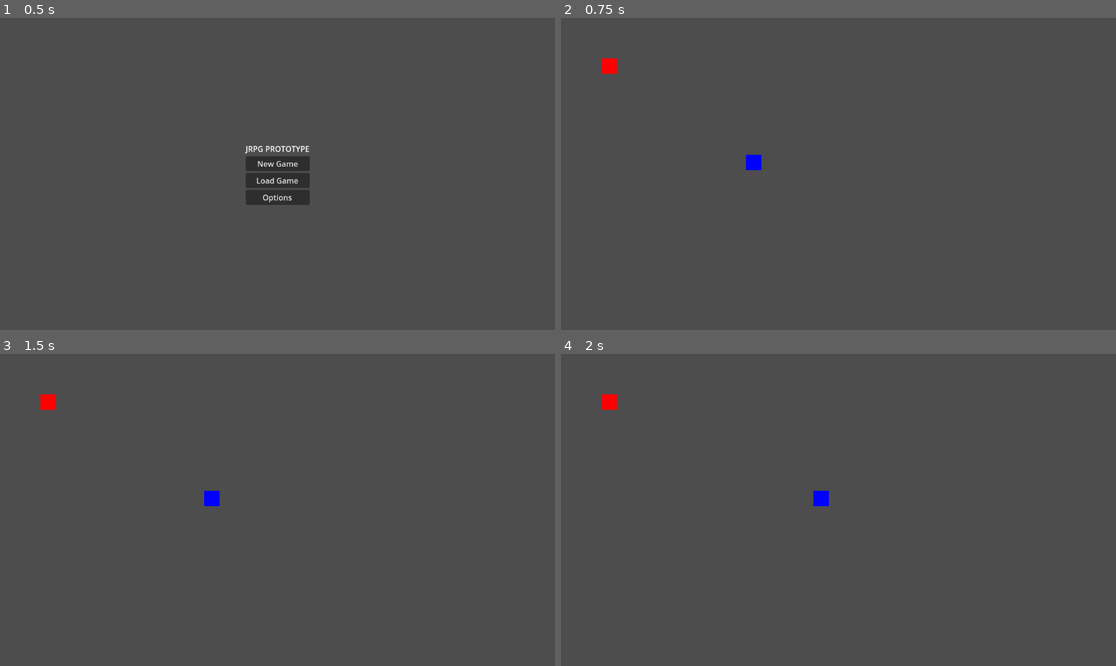
Above: before the commit, frames 1-4 (two rows, left to right).
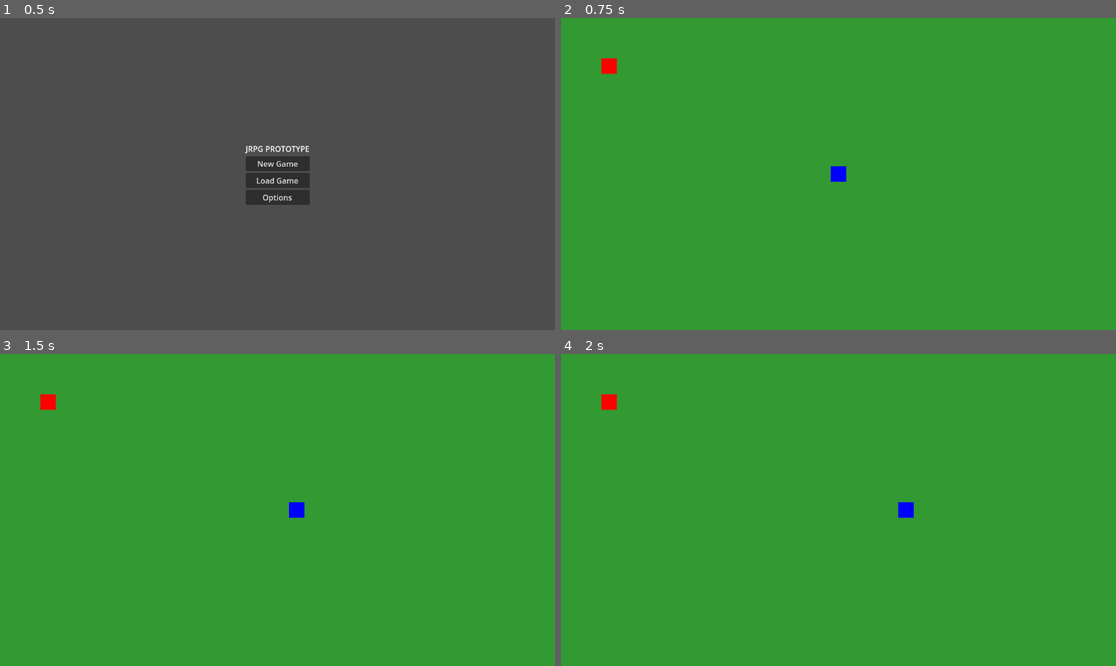
Above: after the commit, the same moments.

Repository: BautistaBravo/Podridapp
Game: Godot game, scene res://scenes/Main.tscn
Same seed, same stepped clock (60 frames per second), same inputs: the game is played once before the commit and once after it.
Inputs:
- Up to frame 1 (0.5 s): no input
- Up to frame 2 (0.75 s): click "New Game" at 0.5 s
- Up to frame 3 (1.5 s): tap Enter (ui_accept) at 1.25 s; hold Right (ui_right) from 1.28 s (still down)
- Up to frame 4 (2 s): keep holding Right (ui_right); tap Enter (ui_accept) at 1.52 s

Frame 1 is identical in both runs. In frame 2, 100% of the frame differs, in the area x 0-100%, y 0-100%; in frame 3, 100%; in frame 4, 100%.

Commit message:
Add Overworld scene file and link it to GameManager
- Created `scenes/Overworld.tscn` to serve as the visual scene for the Overworld.
- Updated `GameManager.gd` to load and instantiate `scenes/Overworld.tscn` instead of creating nodes programmatically.
- This ensures the scene is editable in the Godot Editor and contains the necessary node structure (Player, Background).

Diff:
--- /dev/null
+++ b/scenes/Overworld.tscn
@@ -0,0 +1,14 @@
+[gd_scene load_steps=2 format=3 uid="uid://overworldscene"]
+
+[ext_resource type="Script" path="res://scripts/overworld/OverworldPlayer.gd" id="1_player"]
+
+[node name="Overworld" type="Node2D"]
+
+[node name="Background" type="ColorRect" parent="."]
+offset_right = 1152.0
+offset_bottom = 648.0
+color = Color(0.2, 0.6, 0.2, 1)
+
+[node name="Player" type="Node2D" parent="."]
+position = Vector2(576, 324)
+script = ExtResource("1_player")
--- a/scripts/managers/GameManager.gd
+++ b/scripts/managers/GameManager.gd
@@ -115,22 +115,22 @@
 	switch_state(GameState.OVERWORLD)
 
 func setup_overworld_scene():
-	if not overworld_root:
-		overworld_root = Node2D.new()
-		overworld_root.name = "OverworldRoot"
+	if overworld_root:
+		overworld_root.queue_free()
+
+	var overworld_scene = load("res://scenes/Overworld.tscn")
+	if overworld_scene:
+		overworld_root = overworld_scene.instantiate()
 		add_child(overworld_root)
 
-	# Clear previous children if any (restarting game)
-	for child in overworld_root.get_children():
-		child.queue_free()
-
-	# Instantiate Player
-	var player = OverworldPlayer.new()
-	overworld_root.add_child(player)
-	player.position = Vector2(400, 300) # Start center-ish
-
-	overworld_manager.setup(player)
-	overworld_manager.setup_debug_world()
+		var player = overworld_root.get_node("Player")
+		if player:
+			overworld_manager.setup(player)
+			overworld_manager.setup_debug_world()
+		else:
+			print("Error: Player node not found in Overworld scene.")
+	else:
+		print("Error: Could not load Overworld.tscn")
 
 func _on_load_game():
 	print("GameManager: Loading Game...")
